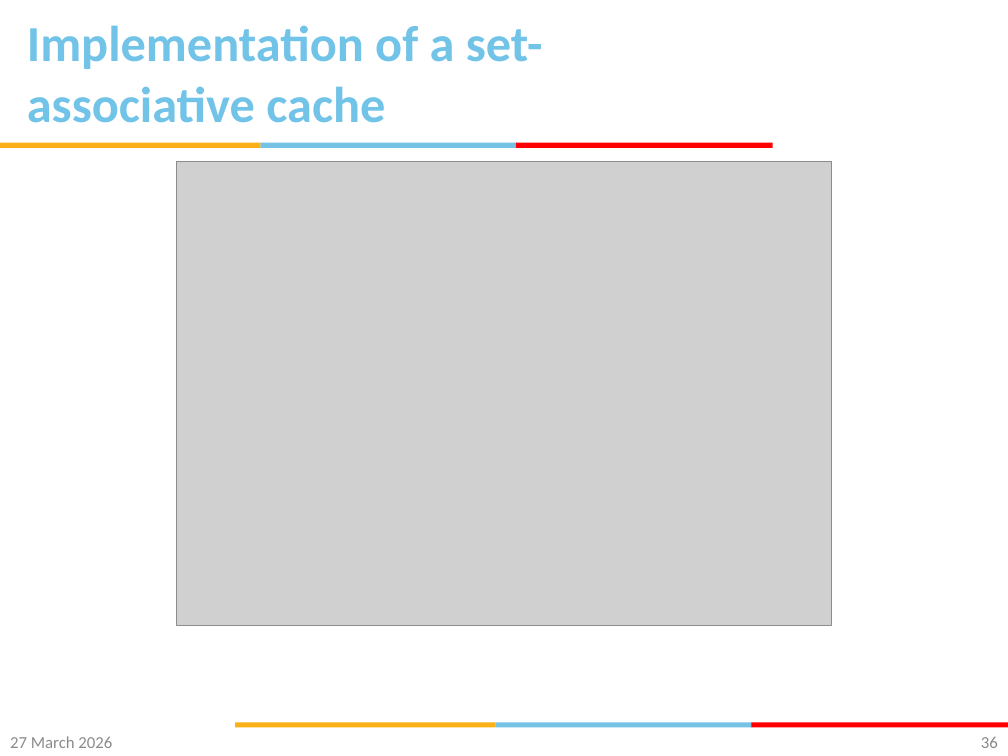
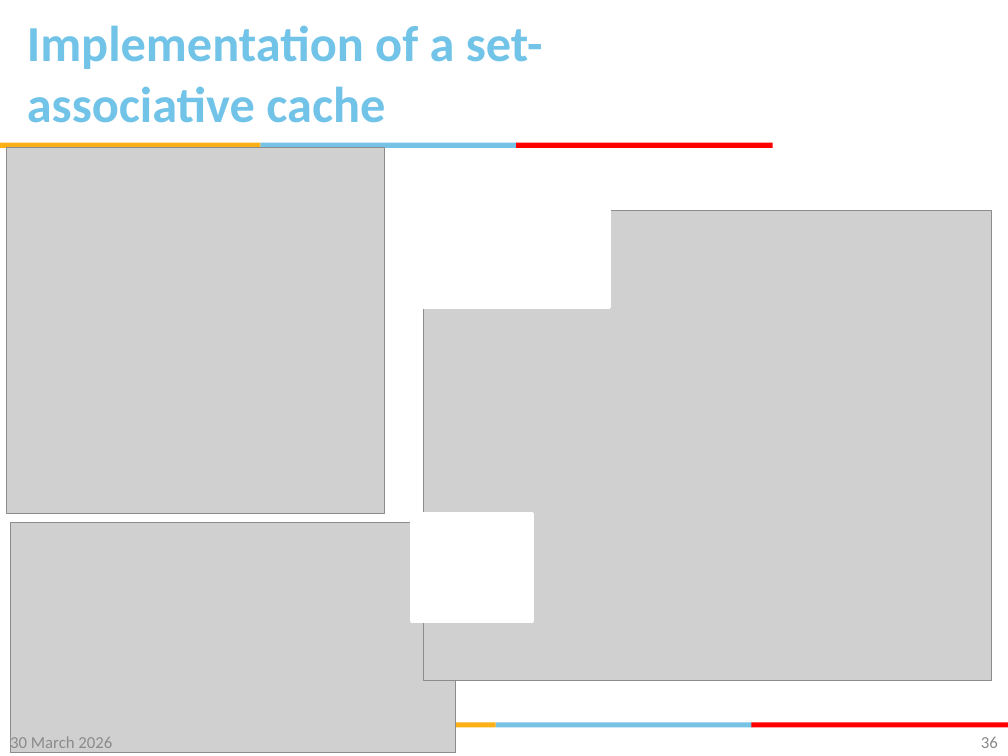
Before and after one commit to gsaurabhr-teaching/csf342-material, a slide deck: slide 36 of Lec-24-29-memory.pptx. Drawn at 1008x756 pixels with LibreOffice and Linux fonts; fonts in the diff are those of the drawing; grey boxes stand for pictures; background and template pictures are left out. Boxes give left, top, right and bottom in pixels: in the first picture for what was removed or moved away, otherwise in the second. Text is boxed around its words. In the diff, an @@ line names an element or a change of style, - is before the commit and + after.

Commit message:
set associative caches

```diff
--- a/Lec-24-29-memory.pptx
+++ b/Lec-24-29-memory.pptx
@@ picture added at <box>7,147,385,513</box> @@
@@ rectangle added at <box>420,200,610,308</box>, fill #FFFFFF, outline #FFFFFF 2 pt @@
@@ picture: place and size @@
-picture at <box>176,161,832,625</box>
+picture at <box>423,211,991,680</box>
@@ picture added at <box>10,523,456,753</box> @@
@@ rectangle added at <box>411,513,532,622</box>, fill #FFFFFF, outline #FFFFFF 2 pt @@
@@ text at <box>10,734,112,752</box>: text changed @@
-27 March 2026
+30 March 2026
```
Also in this commit, not shown: 70 other slides changed.
